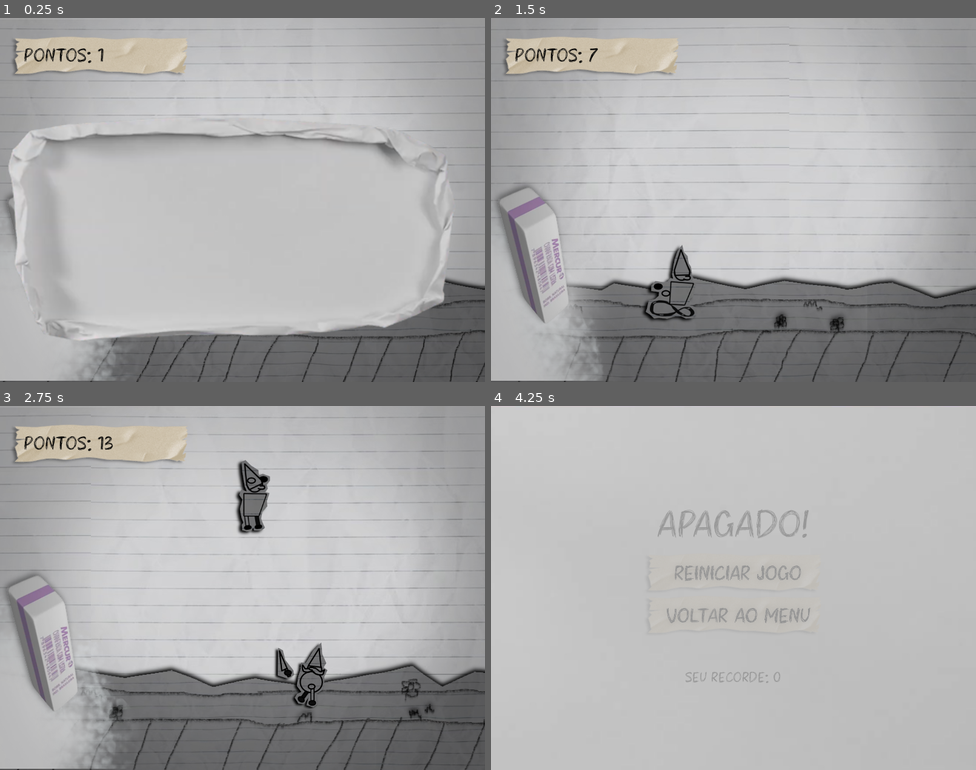
Above: before the commit, frames 1-4 (two rows, left to right).
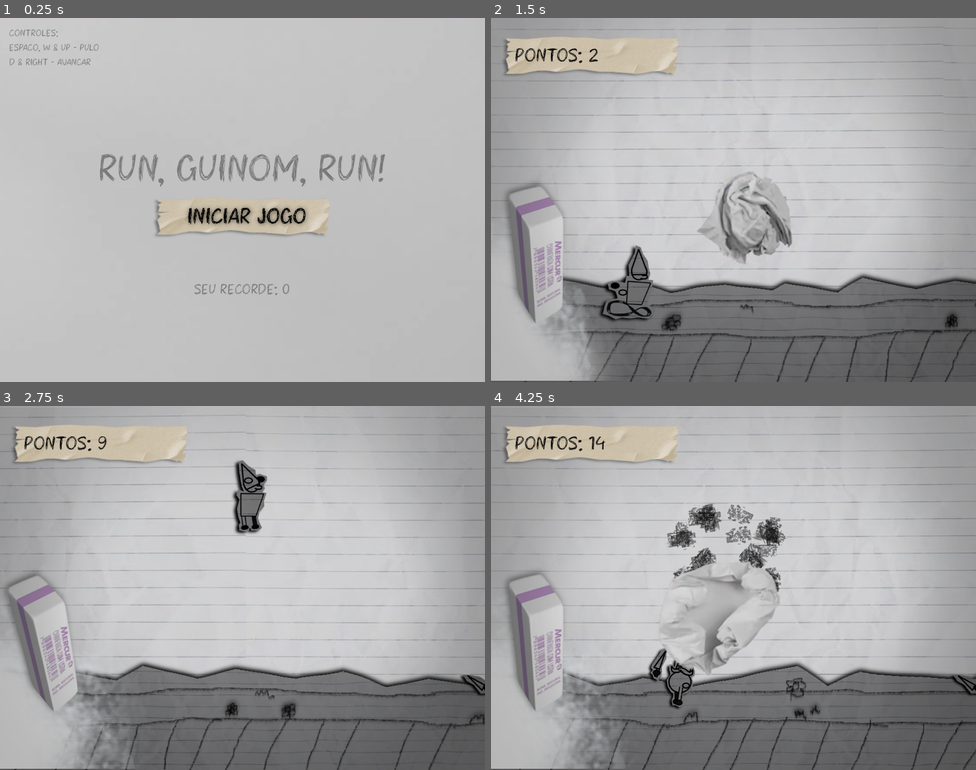
Above: after the commit, the same moments.

Repository: miguellaroque/Run-Guinom-Run-
Game: Godot game, scene res://scenes/main_menu.tscn
Two runs of this game, one before a commit and one after it. Both use one fixed random seed, a clock stepped at 60 frames per second and the inputs below. Before the commit the project starts from res://scenes/main_game.tscn.
Inputs (mouse positions are in pixels of both pictures, inside the frame that each line leads up to):
- Up to frame 1 (0.25 s): no input
- Up to frame 2 (1.5 s): click (733, 218) at 0.52 s; hold D (avancar) from 1.28 s (still down)
- Up to frame 3 (2.75 s): keep holding D (avancar); tap Space (pulo) at 1.52, 2.27 s
- Up to frame 4 (4.25 s): release D (avancar) at 2.78 s; hold D (avancar) from 3.53 s (still down); tap Space (pulo) at 3.77 s

The runs differ from the first frame. In frame 1, 36% of the frame differs, in the area x 0-100%, y 0-100%; in frame 2, 11%; in frame 3, 7.6%; in frame 4, 47%.

Commit message:
Ajustando botões do menu principal

Diff:
--- a/actors/guinom_player.tscn
+++ b/actors/guinom_player.tscn
@@ -73,7 +73,7 @@
 "duration": 1.0,
 "texture": SubResource("AtlasTexture_vy6os")
 }],
-"loop": true,
+"loop": 1,
 "name": &"corrida",
 "speed": 14.0
 }, {
@@ -132,7 +132,7 @@
 "duration": 1.0,
 "texture": SubResource("AtlasTexture_wg0vq")
 }],
-"loop": false,
+"loop": 0,
 "name": &"duplo_pulo",
 "speed": 10.0
 }, {
@@ -191,7 +191,7 @@
 "duration": 1.0,
 "texture": SubResource("AtlasTexture_wg0vq")
 }],
-"loop": false,
+"loop": 0,
 "name": &"pulo",
 "speed": 10.0
 }]
@@ -241,7 +241,7 @@
 "duration": 1.0,
 "texture": SubResource("AtlasTexture_ddems")
 }],
-"loop": true,
+"loop": 1,
 "name": &"default",
 "speed": 12.0
 }, {
@@ -270,7 +270,7 @@
 "duration": 1.0,
 "texture": SubResource("AtlasTexture_ddems")
 }],
-"loop": false,
+"loop": 0,
 "name": &"explosao",
 "speed": 12.0
 }]
--- a/project.godot
+++ b/project.godot
@@ -11,7 +11,7 @@
 [application]
 
 config/name="Run Guinom, run!"
-run/main_scene="uid://1rpswkw5q8sa"
+run/main_scene="uid://dbuef4wmv40a0"
 config/features=PackedStringArray("4.6", "GL Compatibility")
 config/icon="res://icon.svg"
 
--- a/scenes/game_over.tscn
+++ b/scenes/game_over.tscn
@@ -1,6 +1,6 @@
 [gd_scene format=3 uid="uid://ducbg7hbpdsad"]
 
-[ext_resource type="Script" uid="uid://cqx80h6gh5h28" path="res://scenes/game_over.gd" id="1_v3hpu"]
+[ext_resource type="Script" uid="uid://cqx80h6gh5h28" path="res://scripts/game_over.gd" id="1_v3hpu"]
 [ext_resource type="Texture2D" uid="uid://bfl3p2chwkvpo" path="res://sprites/fundo_game_over.png" id="1_wqhvx"]
 [ext_resource type="FontFile" uid="uid://ckcnxfhwmwhse" path="res://fonts/Chaos Aura.otf" id="2_tbwuq"]
 [ext_resource type="Texture2D" uid="uid://wlr7x08n4icb" path="res://sprites/botão_reiniciar.png" id="3_racf3"]
@@ -22,7 +22,7 @@
 offset_bottom = 600.0
 texture = ExtResource("1_wqhvx")
 
-[node name="GameOver" type="Label" parent="." unique_id=546514595]
+[node name="Nome Jogo" type="Label" parent="." unique_id=546514595]
 layout_mode = 1
 anchors_preset = 8
 anchor_left = 0.5
@@ -61,6 +61,13 @@
 text = "SEU RECORDE:"
 horizontal_alignment = 1
 
+[node name="Fade" type="TextureRect" parent="." unique_id=1733132051]
+layout_mode = 0
+offset_right = 800.0
+offset_bottom = 600.0
+texture = ExtResource("1_wqhvx")
+script = ExtResource("6_irg28")
+
 [node name="Reiniciar" type="Button" parent="." unique_id=1741249711]
 layout_mode = 1
 anchors_preset = 8
@@ -93,11 +100,5 @@
 icon = ExtResource("4_7m3ot")
 flat = true
 
-[node name="Fade" type="TextureRect" parent="." unique_id=1733132051]
-layout_mode = 0
-offset_right = 40.0
-offset_bottom = 40.0
-texture = ExtResource("1_wqhvx")
-script = ExtResource("6_irg28")
-
 [connection signal="pressed" from="Reiniciar" to="." method="_on_reiniciar_pressed"]
+[connection signal="pressed" from="VoltarMenu" to="." method="_on_voltar_menu_pressed"]
--- /dev/null
+++ b/scenes/main_menu.tscn
@@ -0,0 +1,98 @@
+[gd_scene format=3 uid="uid://dbuef4wmv40a0"]
+
+[ext_resource type="Script" uid="uid://dmbj33ghpcdw7" path="res://scripts/main_menu.gd" id="1_rtw2f"]
+[ext_resource type="Texture2D" uid="uid://bfl3p2chwkvpo" path="res://sprites/fundo_game_over.png" id="2_oa1go"]
+[ext_resource type="FontFile" uid="uid://ckcnxfhwmwhse" path="res://fonts/Chaos Aura.otf" id="3_tbmy8"]
+[ext_resource type="Texture2D" uid="uid://0jsoxljkwgkp" path="res://sprites/botão_iniciar_jogo.png" id="4_8ln24"]
+[ext_resource type="Script" uid="uid://8b7rj0pl7fm0" path="res://scripts/fade_in_go.gd" id="4_jk1qb"]
+
+[node name="Main Menu" type="Control" unique_id=1124852981]
+layout_mode = 3
+anchors_preset = 15
+anchor_right = 1.0
+anchor_bottom = 1.0
+grow_horizontal = 2
+grow_vertical = 2
+script = ExtResource("1_rtw2f")
+
+[node name="Fundo" type="TextureRect" parent="." unique_id=215551590]
+layout_mode = 0
+offset_right = 800.0
+offset_bottom = 600.0
+texture = ExtResource("2_oa1go")
+
+[node name="GameOver" type="Label" parent="." unique_id=546514595]
+layout_mode = 1
+anchors_preset = 8
+anchor_left = 0.5
+anchor_top = 0.5
+anchor_right = 0.5
+anchor_bottom = 0.5
+offset_left = -238.0
+offset_top = -89.5
+offset_right = 238.0
+offset_bottom = -8.5
+grow_horizontal = 2
+grow_vertical = 2
+size_flags_horizontal = 4
+theme_override_colors/font_color = Color(0, 0, 0, 1)
+theme_override_colors/font_shadow_color = Color(0, 0, 0, 0.078431375)
+theme_override_fonts/font = ExtResource("3_tbmy8")
+theme_override_font_sizes/font_size = 64
+text = "RUN, GUINOM, RUN!"
+
+[node name="LabelPontos" type="Label" parent="." unique_id=463851214]
+layout_mode = 1
+anchors_preset = 7
+anchor_left = 0.5
+anchor_top = 1.0
+anchor_right = 0.5
+anchor_bottom = 1.0
+offset_left = -92.0
+offset_top = -167.0
+offset_right = 92.0
+offset_bottom = -126.0
+grow_horizontal = 2
+grow_vertical = 0
+theme_override_colors/font_color = Color(0, 0, 0, 1)
+theme_override_fonts/font = ExtResource("3_tbmy8")
+theme_override_font_sizes/font_size = 24
+text = "SEU RECORDE:"
+horizontal_alignment = 1
+
+[node name="Controles" type="Label" parent="." unique_id=1181202826]
+layout_mode = 0
+offset_left = 15.0
+offset_top = 15.0
+offset_right = 164.0
+offset_bottom = 84.0
+theme_override_colors/font_color = Color(0, 0, 0, 1)
+theme_override_fonts/font = ExtResource("3_tbmy8")
+text = "CONTROLES:
+Espaço, W & Up - Pulo
+D & Right - Avançar"
+
+[node name="Fade" type="TextureRect" parent="." unique_id=1733132051]
+layout_mode = 0
+offset_right = 800.0
+offset_bottom = 600.0
+texture = ExtResource("2_oa1go")
+script = ExtResource("4_jk1qb")
+
+[node name="Iniciar" type="Button" parent="." unique_id=1741249711]
+layout_mode = 1
+anchors_preset = 8
+anchor_left = 0.5
+anchor_top = 0.5
+anchor_right = 0.5
+anchor_bottom = 0.5
+offset_left = -153.5
+offset_top = -23.0
+offset_right = 153.5
+offset_bottom = 81.0
+grow_horizontal = 2
+grow_vertical = 2
+icon = ExtResource("4_8ln24")
+flat = true
+
+[connection signal="pressed" from="Iniciar" to="." method="_on_iniciar_pressed"]
--- /dev/null
+++ b/scripts/game_over.gd
@@ -0,0 +1,19 @@
+extends Control
+
+@onready var fade = $Fade
+@onready var recorde = $LabelPontos
+
+func _ready() -> void:
+	recorde.text = "SEU RECORDE: " + str(int(GlobalVar.recorde))
+
+func trocar_cena(cena: String) -> void:
+	GlobalVar.morto = false
+	fade.transicao = true
+	await get_tree().create_timer(0.3).timeout
+	get_tree().change_scene_to_file("res://scenes/%s" % cena)
+
+func _on_reiniciar_pressed():
+	trocar_cena("main_game.tscn")
+
+func _on_voltar_menu_pressed() -> void:
+	trocar_cena("main_menu.tscn")
--- a/scripts/level.gd
+++ b/scripts/level.gd
@@ -22,7 +22,7 @@
 		GlobalVar.vel_mundo += GlobalVar.accel_mundo * delta
 
 func morreu():
-	if pontos < GlobalVar.recorde:
+	if pontos > GlobalVar.recorde:
 		GlobalVar.recorde = pontos
 
 	transicao.play("fade_out")
--- a/scenes/game_over.gd
+++ b/scripts/main_menu.gd
@@ -4,9 +4,10 @@
 @onready var recorde = $LabelPontos
 
 func _ready() -> void:
-	recorde.text = "SEU RECORDE: " + str(GlobalVar.recorde)
+	recorde.text = "SEU RECORDE: " + str(int(GlobalVar.recorde))
 
-func _on_reiniciar_pressed():
+func _on_iniciar_pressed() -> void:
+	GlobalVar.morto = false
 	fade.transicao = true
-	await get_tree().create_timer(0.5).timeout
+	await get_tree().create_timer(0.3).timeout
 	get_tree().change_scene_to_file("res://scenes/main_game.tscn")
Renamed: scenes/game_over.gd.uid -> scripts/game_over.gd.uid
Not shown, added: scripts/main_menu.gd.uid
Binary file added: sprites/botão_iniciar_jogo.png
Not shown, added: sprites/botão_iniciar_jogo.png.import
